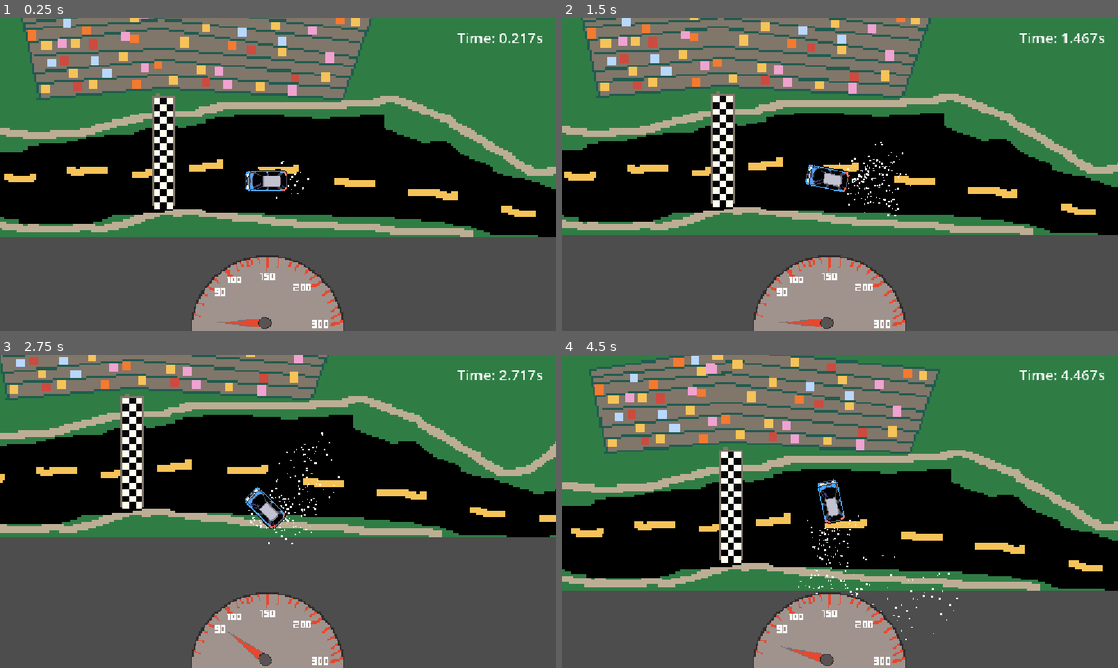
Above: before the commit, frames 1-4 (two rows, left to right).
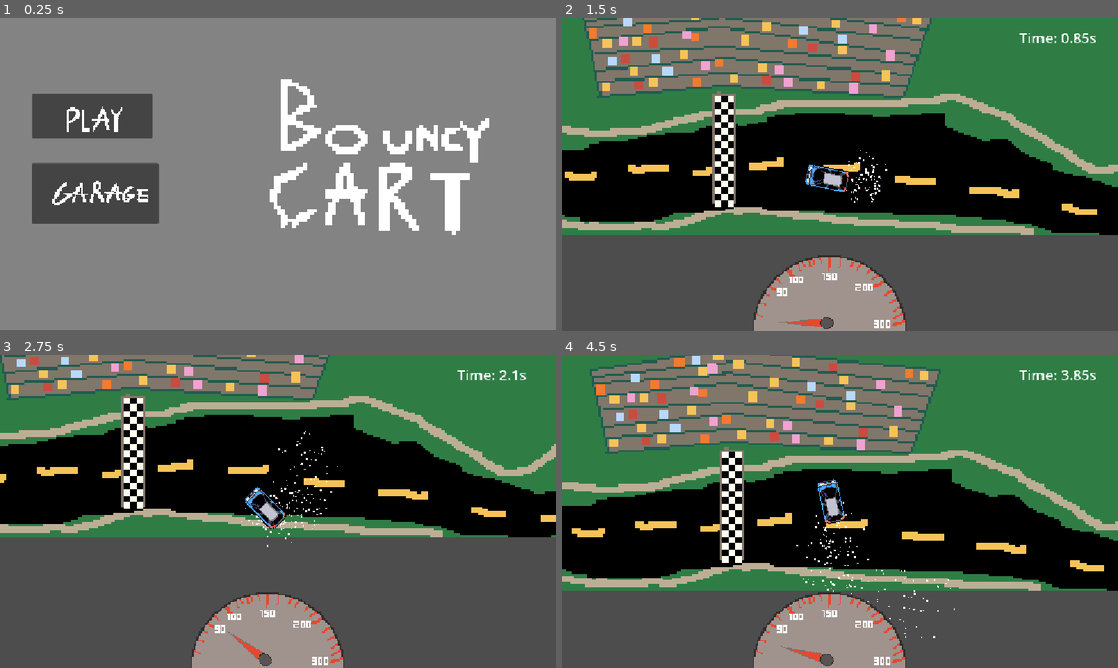
Above: after the commit, the same moments.

Repository: siryanni/bouncy-racing
Game: Godot game, scene res://MainMenu.tscn
Same seed, same stepped clock (60 frames per second), same inputs: the game is played once before the commit and once after it. Before the commit the project starts from res://scene.tscn.
Inputs (mouse positions are in pixels of both pictures, inside the frame that each line leads up to):
- Up to frame 1 (0.25 s): no input
- Up to frame 2 (1.5 s): click (656, 115) at 0.52 s; hold Right (ui_right) from 1.28 s (still down)
- Up to frame 3 (2.75 s): release Right (ui_right) at 2.03 s; hold Down (ui_down) from 2.03 s (still down)
- Up to frame 4 (4.5 s): release Down (ui_down) at 2.78 s; hold Right (ui_right) 2.78-3.53 s; hold Up (ui_up) 3.53-4.28 s; hold Left (ui_left) from 4.28 s (still down)

The runs differ from the first frame. In frame 1, 100% of the frame differs, in the area x 0-100%, y 0-100%; in frame 2, 2.1%; in frame 3, 1.7%; in frame 4, 2.4%.

Commit message:
Added button

Diff:
--- a/MainMenu.tscn
+++ b/MainMenu.tscn
@@ -1,8 +1,10 @@
 [gd_scene format=3 uid="uid://b3y6qrhihemhu"]
 
-[ext_resource type="Texture2D" uid="uid://wvd8a1trt1rd" path="res://bouncy-racing-main/assets/play.png" id="1_h7a2f"]
-[ext_resource type="Texture2D" uid="uid://b4nodg4cvswlk" path="res://bouncy-racing-main/assets/garage.png" id="2_qoqlk"]
-[ext_resource type="Texture2D" uid="uid://cxfqnvlx6v01n" path="res://bouncy-racing-main/assets/logo.png" id="3_iwfq2"]
+[ext_resource type="Texture2D" uid="uid://wvd8a1trt1rd" path="res://assets/play.png" id="1_h7a2f"]
+[ext_resource type="Script" uid="uid://djq6mijg2echf" path="res://button.gd" id="1_qoqlk"]
+[ext_resource type="Texture2D" uid="uid://b4nodg4cvswlk" path="res://assets/garage.png" id="2_qoqlk"]
+[ext_resource type="Script" uid="uid://dbehv6602ar8e" path="res://button_2.gd" id="3_7r1g0"]
+[ext_resource type="Texture2D" uid="uid://cxfqnvlx6v01n" path="res://assets/logo.png" id="3_iwfq2"]
 
 [node name="Control" type="Control" unique_id=941539361]
 layout_mode = 3
@@ -25,6 +27,7 @@
 offset_top = 157.0
 offset_right = 316.0
 offset_bottom = 249.0
+script = ExtResource("1_qoqlk")
 
 [node name="Play" type="Sprite2D" parent="ColorRect" unique_id=1633749953]
 position = Vector2(200, 216)
@@ -37,6 +40,7 @@
 offset_top = 301.0
 offset_right = 329.0
 offset_bottom = 426.0
+script = ExtResource("3_7r1g0")
 
 [node name="Garage" type="Sprite2D" parent="ColorRect" unique_id=869569209]
 position = Vector2(199.00002, 370)
@@ -47,3 +51,5 @@
 position = Vector2(778.5, 294.5)
 scale = Vector2(7.546875, 6.7031255)
 texture = ExtResource("3_iwfq2")
+
+[connection signal="pressed" from="ColorRect/Button" to="ColorRect/Button" method="_on_pressed"]
--- /dev/null
+++ b/button.gd
@@ -0,0 +1,15 @@
+extends Button
+
+
+# Called when the node enters the scene tree for the first time.
+func _ready() -> void:
+	pass # Replace with function body.
+
+
+# Called every frame. 'delta' is the elapsed time since the previous frame.
+func _process(delta: float) -> void:
+	pass
+
+
+func _on_pressed() -> void:
+	get_tree().change_scene_to_file("res://scene.tscn")
--- /dev/null
+++ b/button_2.gd
@@ -0,0 +1,11 @@
+extends Button
+
+
+# Called when the node enters the scene tree for the first time.
+func _ready() -> void:
+	pass # Replace with function body.
+
+
+# Called every frame. 'delta' is the elapsed time since the previous frame.
+func _process(delta: float) -> void:
+	pass
--- a/project.godot
+++ b/project.godot
@@ -11,7 +11,7 @@
 [application]
 
 config/name="bouncy-racing"
-run/main_scene="uid://bnbsl46mb2u7w"
+run/main_scene="uid://b3y6qrhihemhu"
 config/features=PackedStringArray("4.7", "GL Compatibility")
 config/icon="res://icon.svg"
 
Not shown, changed: assets/Car.png.import
Not shown, changed: assets/Map.png.import
Not shown, changed: assets/bmw.png.import
Not shown, changed: assets/car-sprite.png.import
Not shown, changed: assets/garage.png.import
Not shown, changed: assets/logo.png.import
Not shown, changed: assets/mazdamx1995na.png.import
Not shown, changed: assets/play.png.import
Not shown, changed: assets/sevbus.png.import
Not shown, changed: assets/speech-sprite.png.import
Not shown, added: button.gd.uid
Not shown, added: button_2.gd.uid
